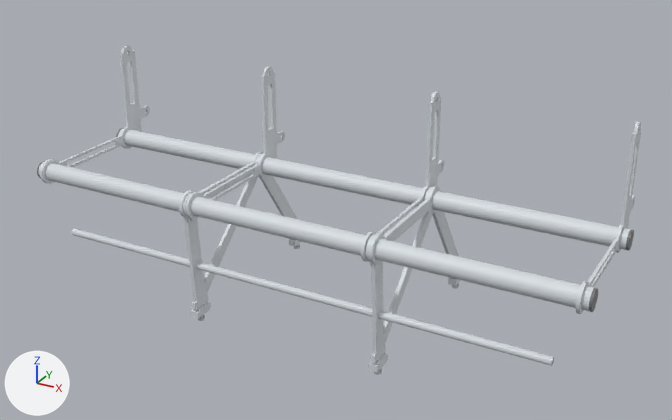
The glTF model docs/ESP 2026/steps/esp2026_seat_set/step_02.glb as it was, and as the next commit left it.
Camera for both pictures: a 50 mm lens placed at (1124.0, -1749.0, 1280.0), pointed at (26.0, 247.0, 282.0). The lights are fixed; the arrows at lower left show +X, +Y and +Z. The first picture is the older version. Mesh edges are drawn as thin lines on the coarser meshes.

Objects in the first picture: 'part__baggage bar', 'part__front beam tube', 'part__leg 1', 'part__leg 2', 'part__rear beam tube', 'part__spreader 1', 'part__spreader 2', 'part__spreader 3', 'part__spreader 4' and 9 more.
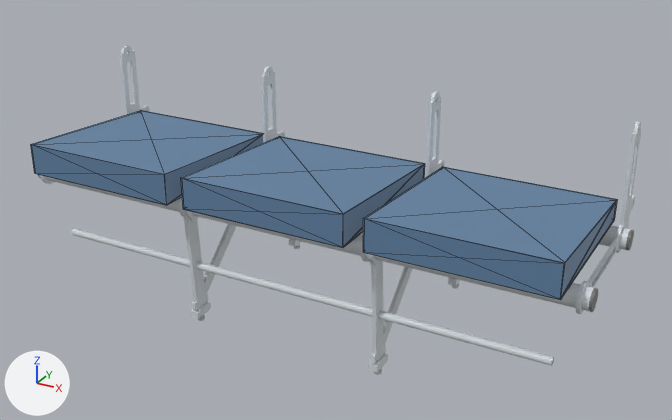
Changed parts and their boxes (x1, y1, x2, y2) in the pictures (672 x 420 px):
'part__seat 3 cushion cover', added (blue): after (363, 167, 618, 300)
'part__seat 2 cushion cover', added (blue): after (181, 136, 425, 247)
'part__seat 1 cushion cover', added (blue): after (31, 110, 263, 205)
'part__front beam tube', unchanged, covered by the edit: before (39, 162, 594, 311); after (39, 175, 594, 311)
'part__rear beam tube', unchanged, covered by the edit: before (118, 129, 631, 250); after (599, 226, 631, 250)

Patch to the scene script:
```diff
--- a/docs/ESP 2026/steps/esp2026_seat_set/step_02.glb.py
+++ b/docs/ESP 2026/steps/esp2026_seat_set/step_02.glb.py
@@ mat_defaultmaterial_033 @@
+mat_defaultmaterial_033 = bpy.data.materials.new('DefaultMaterial.033')
+mat_defaultmaterial_033.use_nodes = True; mat_defaultmaterial_033.node_tree.nodes.clear()
+_N = mat_defaultmaterial_033.node_tree.nodes; _L = mat_defaultmaterial_033.node_tree.links
+n0 = _N.new('ShaderNodeOutputMaterial'); n0.name = 'Material Output'
+n1 = _N.new('ShaderNodeBsdfPrincipled'); n1.name = 'Principled BSDF'
+n2 = _N.new('ShaderNodeVertexColor'); n2.name = 'Color Attribute'
+_L.new(n1.outputs[0], n0.inputs[0])  # 'BSDF' to 'Surface'
+_L.new(n2.outputs[0], n1.inputs[0])  # 'Color' to 'Base Color'
@@ mat_defaultmaterial_030 @@
+mat_defaultmaterial_030 = bpy.data.materials.new('DefaultMaterial.030')
+mat_defaultmaterial_030.use_nodes = True; mat_defaultmaterial_030.node_tree.nodes.clear()
+_N = mat_defaultmaterial_030.node_tree.nodes; _L = mat_defaultmaterial_030.node_tree.links
+n0 = _N.new('ShaderNodeOutputMaterial'); n0.name = 'Material Output'
+n1 = _N.new('ShaderNodeBsdfPrincipled'); n1.name = 'Principled BSDF'
+n2 = _N.new('ShaderNodeVertexColor'); n2.name = 'Color Attribute'
+_L.new(n1.outputs[0], n0.inputs[0])  # 'BSDF' to 'Surface'
+_L.new(n2.outputs[0], n1.inputs[0])  # 'Color' to 'Base Color'
@@ mat_defaultmaterial_027 @@
+mat_defaultmaterial_027 = bpy.data.materials.new('DefaultMaterial.027')
+mat_defaultmaterial_027.use_nodes = True; mat_defaultmaterial_027.node_tree.nodes.clear()
+_N = mat_defaultmaterial_027.node_tree.nodes; _L = mat_defaultmaterial_027.node_tree.links
+n0 = _N.new('ShaderNodeOutputMaterial'); n0.name = 'Material Output'
+n1 = _N.new('ShaderNodeBsdfPrincipled'); n1.name = 'Principled BSDF'
+n2 = _N.new('ShaderNodeVertexColor'); n2.name = 'Color Attribute'
+_L.new(n1.outputs[0], n0.inputs[0])  # 'BSDF' to 'Surface'
+_L.new(n2.outputs[0], n1.inputs[0])  # 'Color' to 'Base Color'
@@ ob_part__seat_3_cushion_cover @@
+ob_part__seat_3_cushion_cover = bpy.data.objects.new('part__seat 3 cushion cover', me_part__seat_3_cushion_cover)  # 16 vertices, 28 faces; spans x 275.0..725.0, y -80.0..370.0, z 356.0..440.0
+ob_part__seat_3_cushion_cover.location = (0.0, 0.0, 0.0)
@@ ob_part__seat_2_cushion_cover @@
+ob_part__seat_2_cushion_cover = bpy.data.objects.new('part__seat 2 cushion cover', me_part__seat_2_cushion_cover)  # 16 vertices, 28 faces; spans x -225.0..225.0, y -80.0..370.0, z 356.0..440.0
+ob_part__seat_2_cushion_cover.location = (0.0, 0.0, 0.0)
@@ ob_part__seat_1_cushion_cover @@
+ob_part__seat_1_cushion_cover = bpy.data.objects.new('part__seat 1 cushion cover', me_part__seat_1_cushion_cover)  # 16 vertices, 28 faces; spans x -725.0..-275.0, y -80.0..370.0, z 356.0..440.0
+ob_part__seat_1_cushion_cover.location = (0.0, 0.0, 0.0)
```
